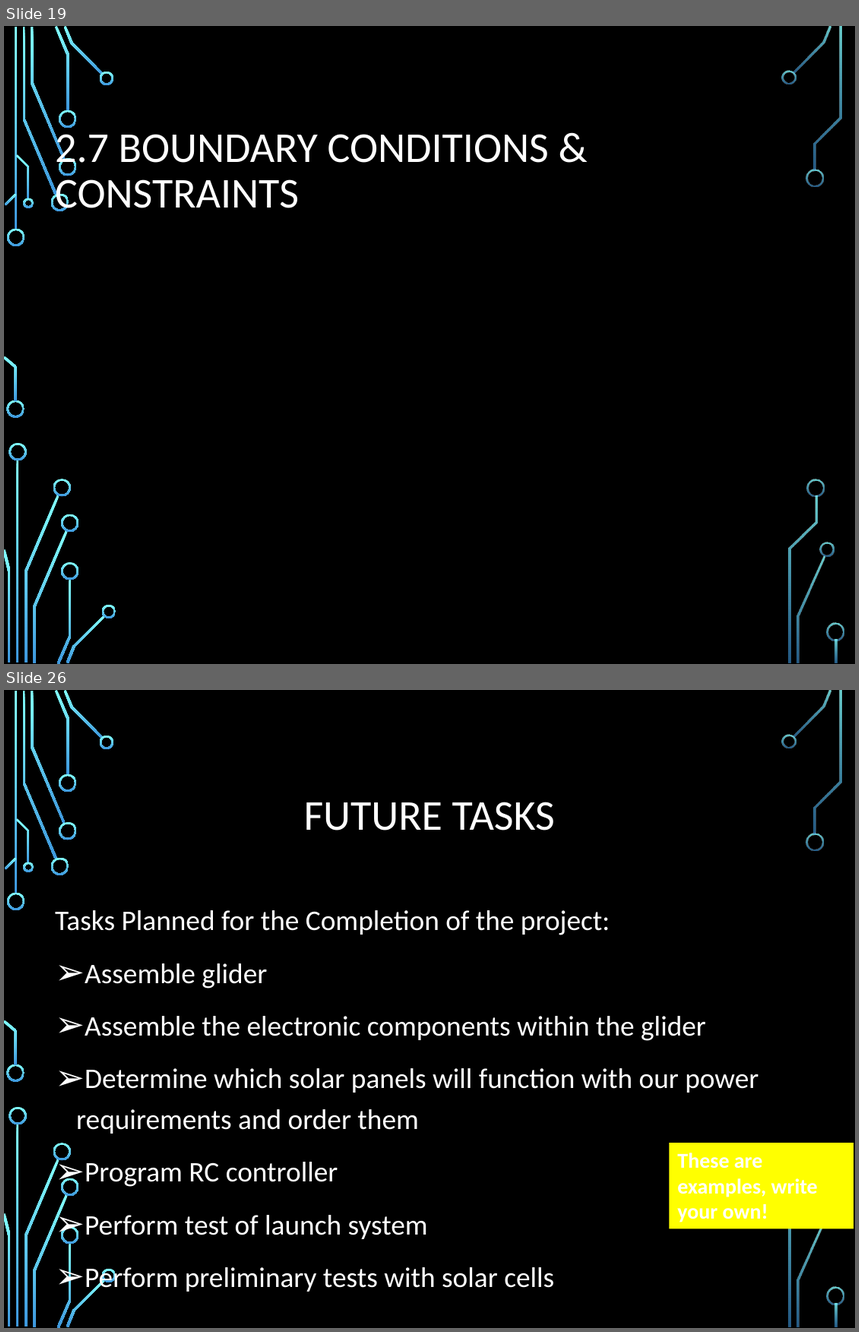
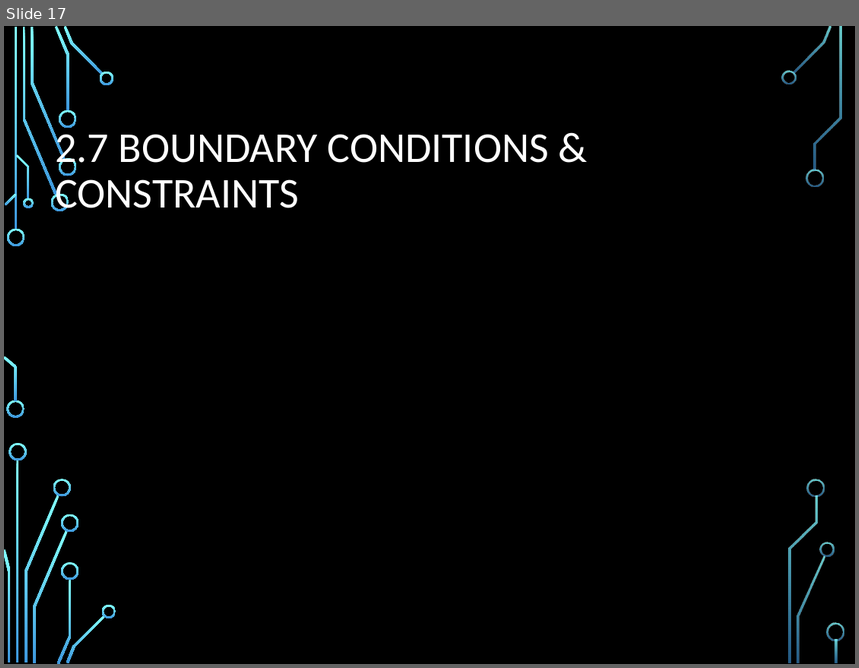
Before and after one commit to ZSchneiderman/SDR-Senior-Design, a slide deck: docs/Team 1.12 SDR Radio IDR.pptx. Shown one above the other, each under a label of ours: slides 19 and 26 before the commit, slide 17 after it; the slides between them are not shown. The pictures are 859x1332 and 859x668 pixels, drawn with LibreOffice and Linux fonts; fonts in the diff are those of the drawing; background and template pictures are left out. Boxes give left, top, right and bottom in pixels: in the first picture for what was removed or moved away, otherwise in the second. Text is boxed around its words. In the diff, an @@ line names an element or a change of style, - is before the commit and + after.

```diff
--- a/docs/Team 1.12 SDR Radio IDR.pptx
+++ b/docs/Team 1.12 SDR Radio IDR.pptx
@@ slide 26 removed at (4, 690, 855, 1328), background picture (left out); not listed: 35 template elements that a slide beside it also shows @@
@@ title removed at (304, 802, 555, 831) @@
-FUTURE TASKS
@@ text removed at (55, 910, 759, 1295) @@
-Tasks Planned for the Completion of the project:
-➢ Assemble glider
-➢ Assemble the electronic components within the glider
-➢ Determine which solar panels will function with our power requirements and order them
-➢ Program RC controller
-➢ Perform test of launch system
-➢ Perform preliminary tests with solar cells
@@ rectangle removed at (670, 1143, 854, 1229) @@
-These are examples, write your own!
@@ what was slide 19 is now slide 17 @@
```
Also in this commit, not shown: 12 slides changed, 4 slides added, 5 other slides removed.
